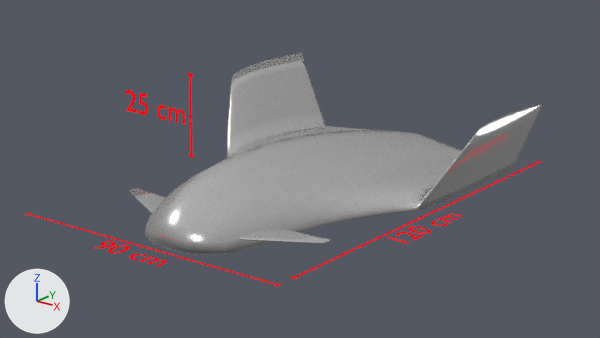
Two versions of the Blender file Blender/LiftingBody.blend, one commit apart.
Before and after are seen from the file's camera 'Camera'. Lighting does not change. The marker at lower left points along +X, +Y and +Z.

The first picture shows 'Plane', 'Plane.001', 'Plane.002', 'Text', 'Text.001', 'liftingbody.SLDPRT'.
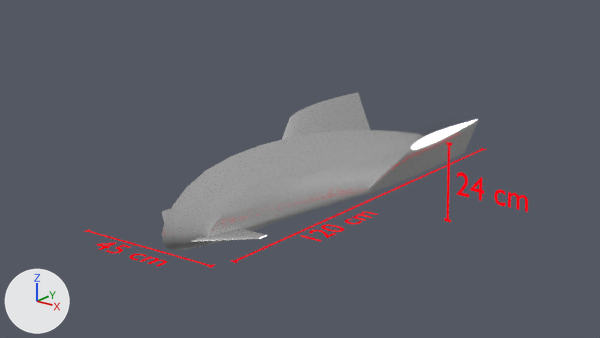
Commit message: fix body in blender (0)

What differs and where, as boxes [x1, y1, x2, y2] in the pictures (600 x 338 px; the box of a moved part takes in the faces that stretch with it):
'liftingbody.SLDPRT', deleted: before [129, 53, 543, 255]
'DCR_wingbody', added: after [162, 93, 479, 250]
'Text.001', moved: before [126, 90, 185, 125]; after [457, 172, 528, 212]
'Plane', moved: before [289, 161, 543, 279]; after [231, 148, 487, 263]
'Text', moved: before [388, 214, 464, 243]; after [301, 212, 378, 241]
'Plane.001', moved: before [188, 73, 194, 157]; after [444, 142, 452, 222]
'Plane.002', mesh rescaled, moved (49% narrower, 47% shorter): before [25, 213, 281, 286]; after [84, 230, 215, 268]
part 1 of me_plane_002, moved or reshaped: before [28, 214, 281, 286]; after [87, 231, 215, 268]

Diff of the bpy script that builds the scene:
```diff
--- a/Blender/LiftingBody.blend.py
+++ b/Blender/LiftingBody.blend.py
@@ me_plane_002 @@
 me_plane_002.from_pydata(...)  # 12 vertices, 5 faces; spans x -17.6..17.6, y -2.9..6.0, z 0.0
 # used by ob_plane_002; location = (1.52, -0.58, 0.0); rotation_euler = (0.0, 0.0, 1.571), in degrees (0, 0, 90); scale = (0.00626, 1.0, 1.0)
+# me_plane_002 part 1: the whole mesh is scaled about its middle by (1, 0.496, 1), then moved by (0.0, 2.2, 0.0)
 me_plane_002.materials.append(mat_ruler)
@@ me_dcr_wingbody @@
+me_dcr_wingbody.from_pydata(...)  # 1524 vertices, 3040 faces; spans x -0.3..120.0, y -22.5..22.5, z -7.2..16.7
+me_dcr_wingbody.polygons.foreach_set('use_smooth', [True] * 3040)
+me_dcr_wingbody.materials.append(mat_7075_t6)  # white #e7e7e7
@@ ob_liftingbody_sldprt @@
-ob_liftingbody_sldprt = bpy.data.objects.new('liftingbody.SLDPRT', me_mesh_0_001)
-ob_liftingbody_sldprt.location = (0.0, 0.0, 0.0)
-ob_liftingbody_sldprt.rotation_euler = (-1.571, 0.0, 1.571)  # degrees (-90, 0, 90)
-ob_liftingbody_sldprt.scale = (100.0, 100.0, 100.0)
@@ ob_plane @@
 ob_plane = bpy.data.objects.new('Plane', me_plane)
-ob_plane.location = (4.44, 6.0, 0.0)
+ob_plane.location = (2.45, 6.0, 0.0)
 ob_plane.scale = (0.00626, 1.0, 1.0)
@@ ob_plane_001 @@
 ob_plane_001 = bpy.data.objects.new('Plane.001', me_plane_001)
-ob_plane_001.location = (-5.39, 7.65, 5.3)
+ob_plane_001.location = (4.11, 7.65, 5.3)
 ob_plane_001.rotation_euler = (1.571, 0.0, 0.0)  # degrees (90, 0, 0)
@@ ob_plane_002 @@
 ob_plane_002 = bpy.data.objects.new('Plane.002', me_plane_002)
-ob_plane_002.location = (1.52, -0.58, 0.0)
+ob_plane_002.location = (3.75, -0.58, 0.0)
 ob_plane_002.rotation_euler = (0.0, 0.0, 1.571)  # degrees (0, 0, 90)
@@ ob_text @@
 ob_text = bpy.data.objects.new('Text', txt_text)
-ob_text.location = (5.32, 3.75, 0.0)
+ob_text.location = (3.33, 2.43, 0.0)
 ob_text.rotation_euler = (0.0, 0.0, 1.571)  # degrees (0, 0, 90)
@@ ob_text_001 @@
 ob_text_001 = bpy.data.objects.new('Text.001', txt_text_001)
-ob_text_001.location = (-8.05, 7.65, 0.29)
+ob_text_001.location = (4.36, 7.65, 0.18)
 ob_text_001.rotation_euler = (1.571, 0.0, 0.0)  # degrees (90, 0, 0)
@@ ob_dcr_wingbody @@
+ob_dcr_wingbody = bpy.data.objects.new('DCR_wingbody', me_dcr_wingbody)
+ob_dcr_wingbody.location = (0.0, 0.0, 0.0)
+ob_dcr_wingbody.rotation_euler = (0.0, 0.0, -4.712)  # degrees (0, 0, -270)
+ob_dcr_wingbody.scale = (0.1, 0.1, 0.1)
```
